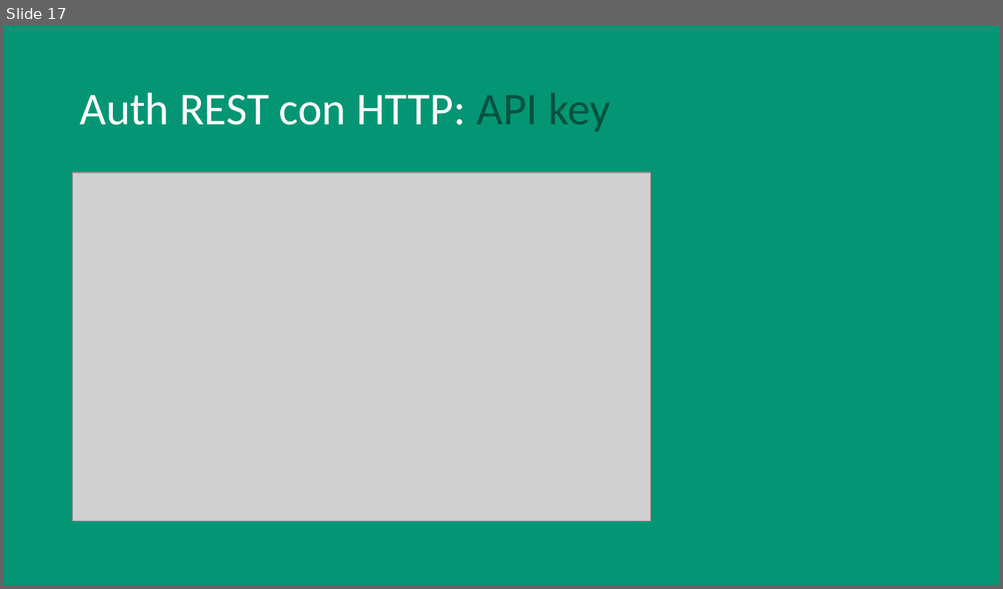
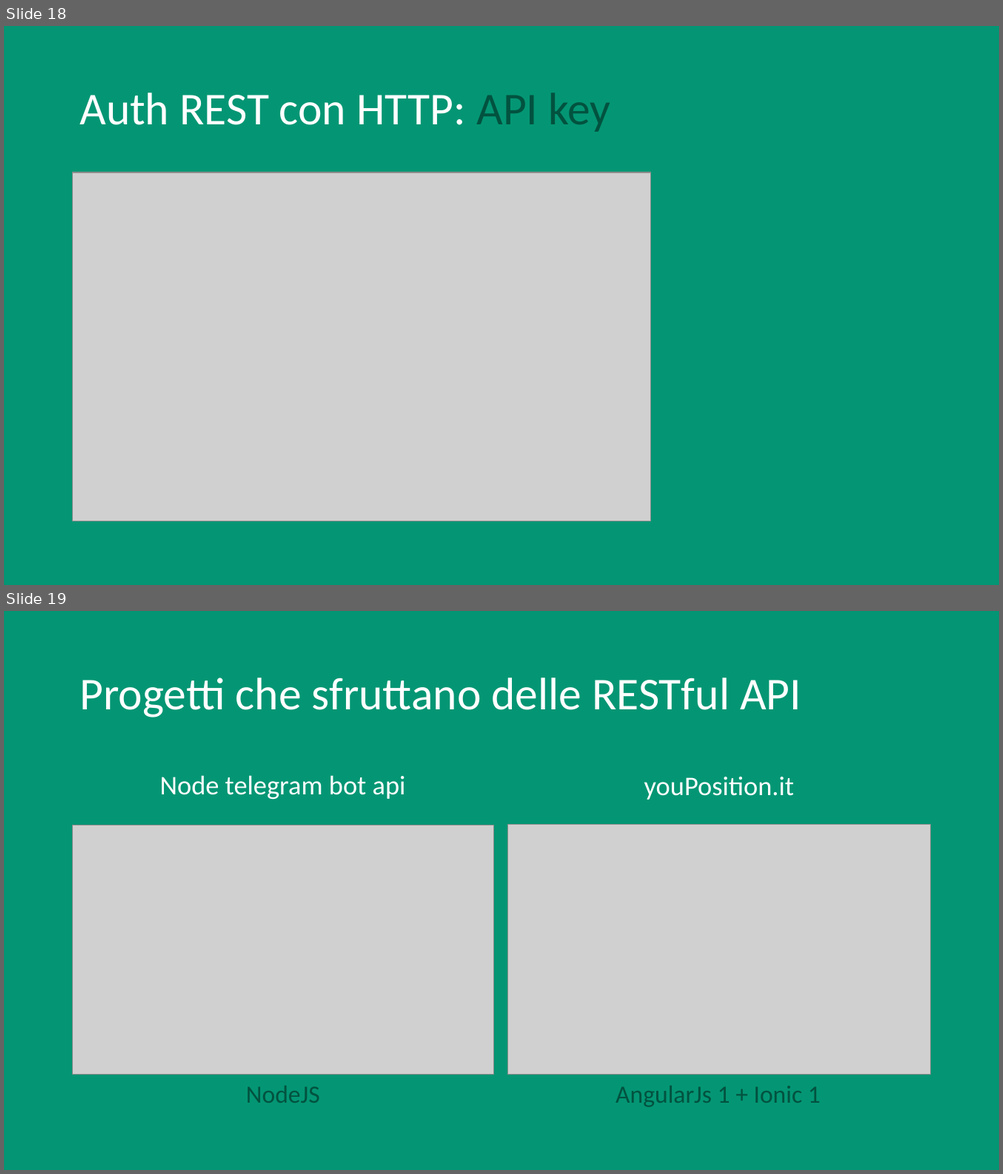
Before and after one commit to vassallocarlo/Tesi-RESTful, a slide deck: REST.pptx. Shown one above the other, each under a label of ours: slide 17 before the commit, slides 18 and 19 after it. The pictures are 1003x589 and 1003x1174 pixels, drawn with LibreOffice and Linux fonts; fonts in the diff are those of the drawing; grey boxes stand for pictures. Boxes give left, top, right and bottom in pixels: in the first picture for what was removed or moved away, otherwise in the second. Text is boxed around its words. In the diff, an @@ line names an element or a change of style, - is before the commit and + after.

```diff
--- a/REST.pptx
+++ b/REST.pptx
@@ slide 19 added at [4, 611, 999, 1170], background #049674 @@
@@ title added at [80, 678, 801, 718], 44 pt, text #FFFFFF @@
+Progetti che sfruttano delle RESTful API
@@ text added at [160, 775, 406, 800], 26 pt, text #FFFFFF @@
+Node telegram bot api
@@ text added at [644, 777, 794, 800], 26 pt, text #FFFFFF @@
+youPosition.it
@@ picture added at [73, 825, 493, 1074] @@
@@ picture added at [508, 824, 930, 1074] @@
@@ text added at [246, 1086, 320, 1103], 24 pt, text #02523F @@
+NodeJS
@@ text added at [615, 1086, 820, 1108], 24 pt, text #02523F @@
+AngularJs 1 + Ionic 1
@@ what was slide 17 is now slide 18 @@
```
Also in this commit, not shown: 3 slides changed, 2 other slides added, 1 other file.
